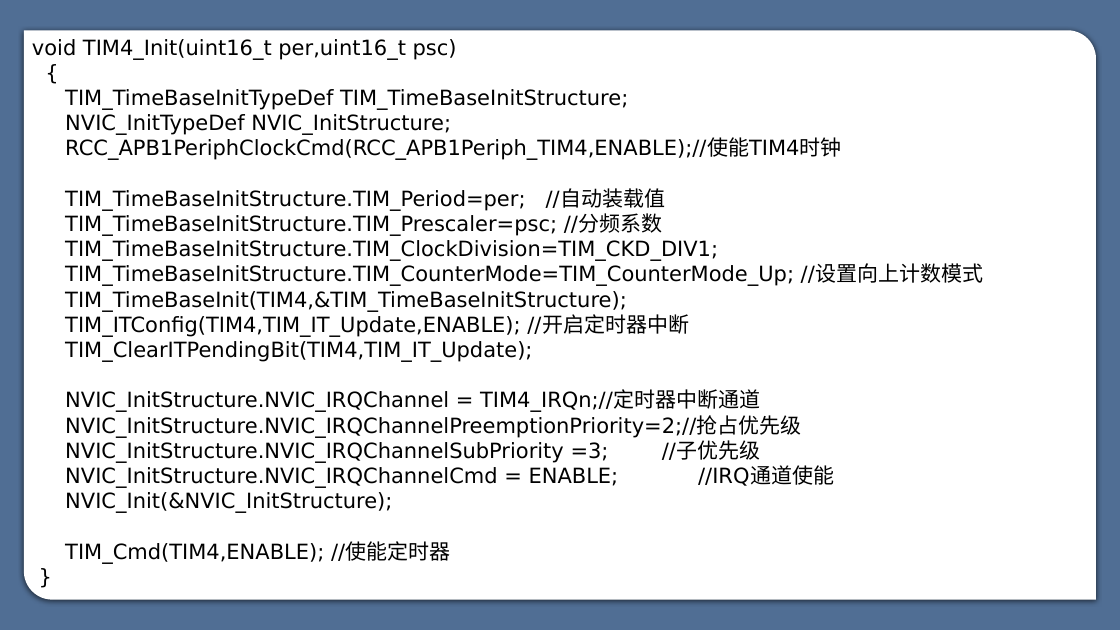
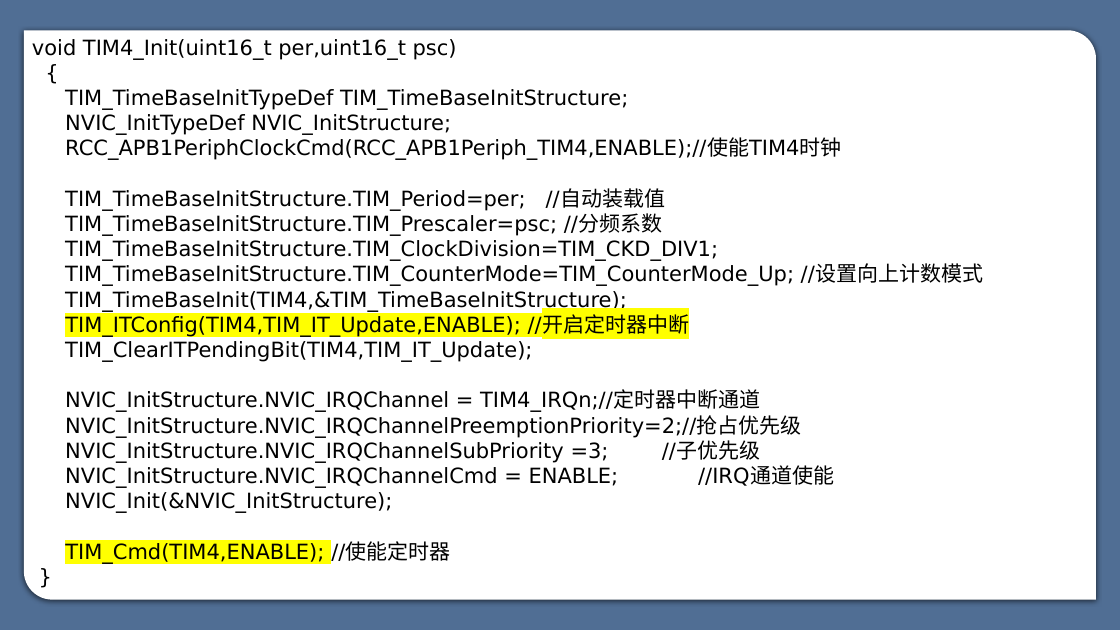
Before and after one commit to myp-super/SXU-CK-Learning-materials, a slide deck: slide 30 of 嵌入式学习资料/STM32/大三下课堂课件/第八章 定时器原理及应用.pptx. Drawn at 1120x630 pixels with LibreOffice and Linux fonts; fonts in the diff are those of the drawing. Boxes give left, top, right and bottom in pixels: in the first picture for what was removed or moved away, otherwise in the second. Text is boxed around its words. In the diff, an @@ line names an element or a change of style, - is before the commit and + after.

```diff
--- a/嵌入式学习资料/STM32/大三下课堂课件/第八章 定时器原理及应用.pptx
+++ b/嵌入式学习资料/STM32/大三下课堂课件/第八章 定时器原理及应用.pptx
@@ text at box(65, 315, 690, 564): highlight none to #FFFF00 in "TIM_ITConfig(TIM4,TIM_IT_Update,ENABLE); //开启定时器中断", "TIM_Cmd(TIM4,ENABLE);" @@
```
Also in this commit, not shown: 13 other slides changed.
